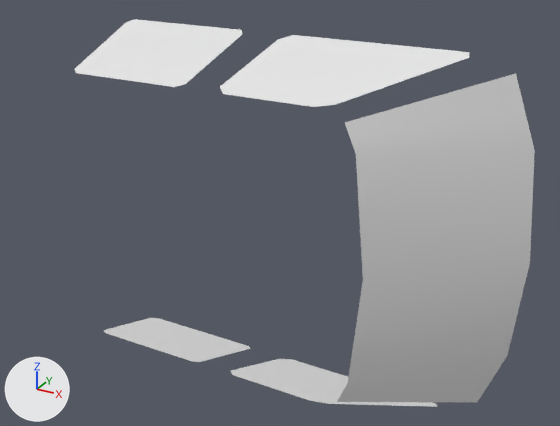
Two versions of the glTF model public/models/rctruck/window.glb, one commit apart.
Rendered twice from a 50 mm camera at (0.63, -2.153, 0.628) aimed at (-0.027, -0.958, 0.03). Lighting does not change. The marker at lower left points along +X, +Y and +Z. The older version comes first. Where no turn or scale is listed for an object, it has been applied to the vertices.

Names of what the first picture shows: 'window'.
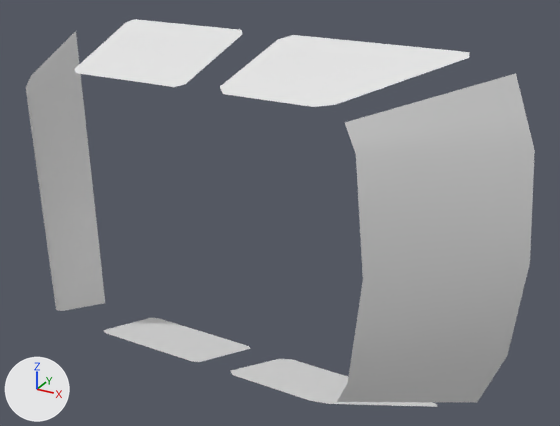
The newer file is also rescaled (x0.869), turned or shifted as a whole; pictures and numbers use the older file's frame.

Location of each change, (x1, y1, x2, y2) in pixels of the pictures (560 x 426 px):
'window', reshaped (11% wider): before (75, 19, 535, 407); after (26, 19, 535, 407)
part 1 of me_cube_004, added: after (26, 31, 105, 311)

Patch to the scene script:
```diff
--- a/public/models/rctruck/window.glb.py
+++ b/public/models/rctruck/window.glb.py
@@ me_cube_004 @@
 # used by ob_window; location = (-0.145, -0.76, 0.0)
-me_cube_004.from_pydata(...)  # 253 vertices, 376 faces; spans x -0.275..0.575, y -0.319..-0.115, z -0.355..0.356
+me_cube_004.from_pydata(...)  # 298 vertices, 440 faces; spans x -0.388..0.575, y -0.337..-0.115, z -0.355..0.356
+# me_cube_004 part 1: a new loose piece of 45 vertices spanning x -0.388..-0.364, y -0.337..-0.161, z -0.328..0.324
```
